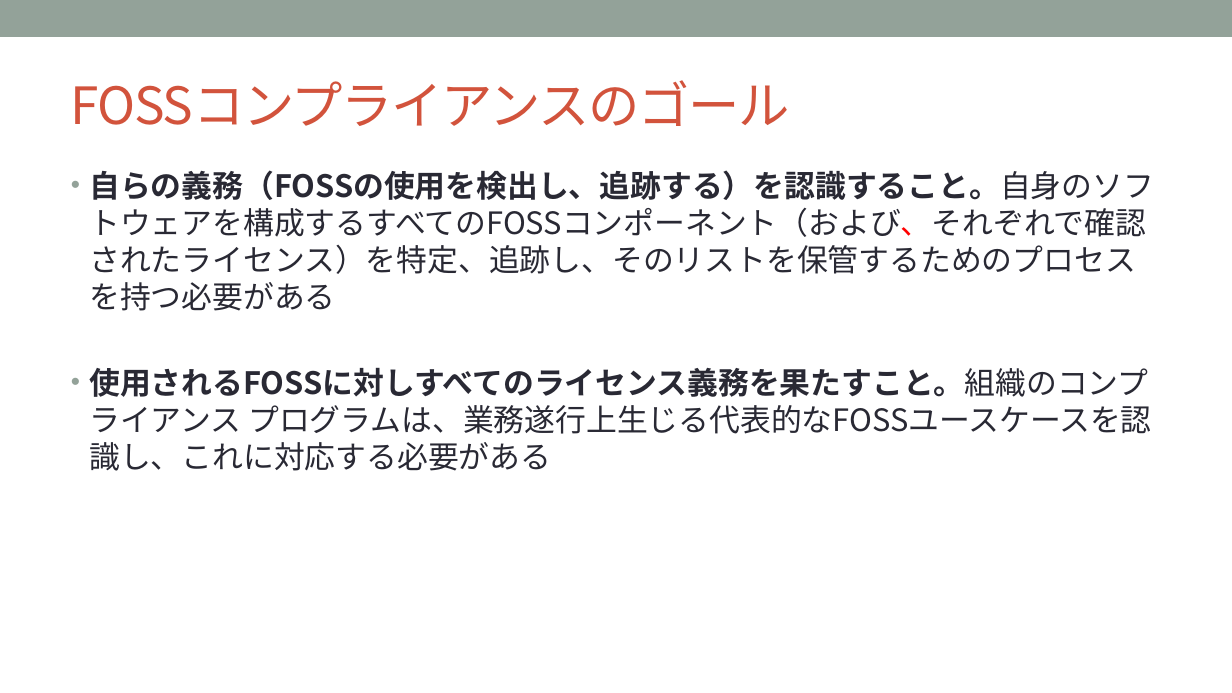
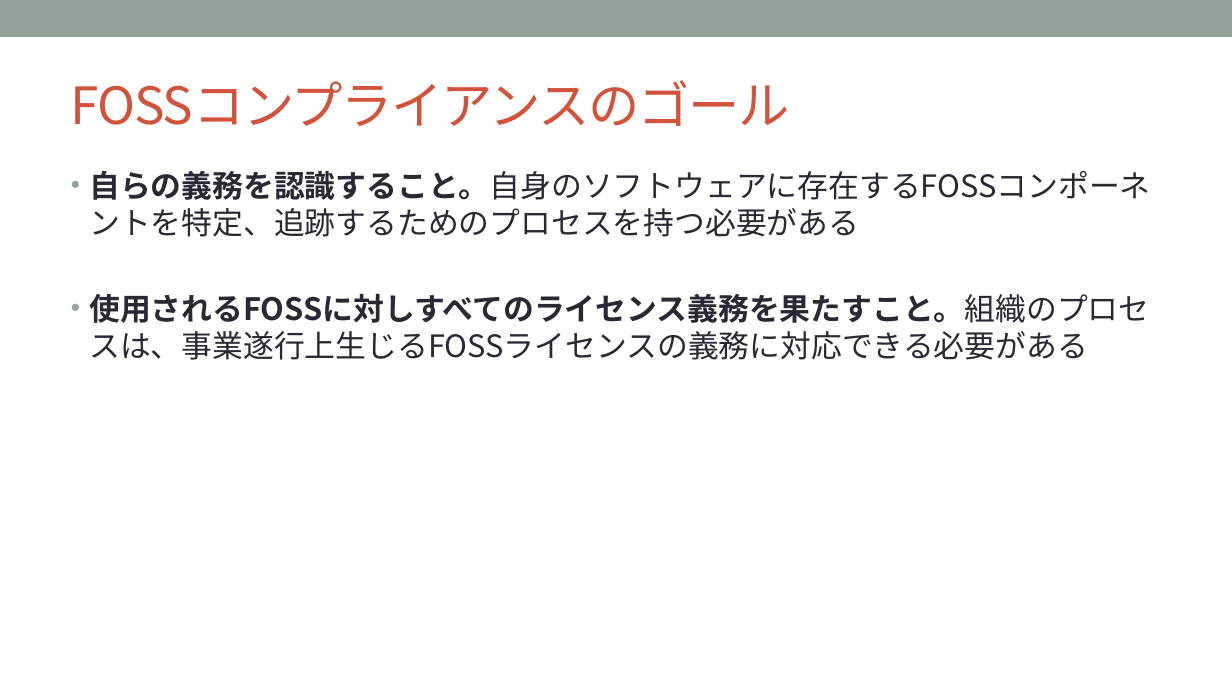
Before and after one commit to OpenChain-Project/Curriculum-Translation-JP, a slide deck: slide 27 of REVIEW/Version_for_v1.1/openchain-curriculum-for-1-1_JP_review_tani.pptx. Drawn at 1232x693 pixels with LibreOffice and Linux fonts; fonts in the diff are those of the drawing; background and template pictures are left out. Boxes give left, top, right and bottom in pixels: in the first picture for what was removed or moved away, otherwise in the second. Text is boxed around its words. In the diff, an @@ line names an element or a change of style, - is before the commit and + after.

Commit message:
28/85 slides done.

```diff
--- a/REVIEW/Version_for_v1.1/openchain-curriculum-for-1-1_JP_review_tani.pptx
+++ b/REVIEW/Version_for_v1.1/openchain-curriculum-for-1-1_JP_review_tani.pptx
@@ text at box(89, 171, 1150, 360): text changed @@
-• 自らの義務（FOSSの使用を検出し、追跡する）を認識すること。自身のソフトウェアを構成するすべてのFOSSコンポーネント（および、それぞれで確認されたライセンス）を特定、追跡し、そのリストを保管するためのプロセスを持つ必要がある
-• 使用されるFOSSに対しすべてのライセンス義務を果たすこと。組織のコンプライアンス プログラムは、業務遂行上生じる代表的なFOSSユースケースを認識し、これに対応する必要がある
+• 自らの義務を認識すること。自身のソフトウェアに存在するFOSSコンポーネントを特定、追跡するためのプロセスを持つ必要がある
+• 使用されるFOSSに対しすべてのライセンス義務を果たすこと。組織のプロセスは、事業遂行上生じるFOSSライセンスの義務に対応できる必要がある
```
Also in this commit, not shown: 1 other slide changed, 1 slide added.
